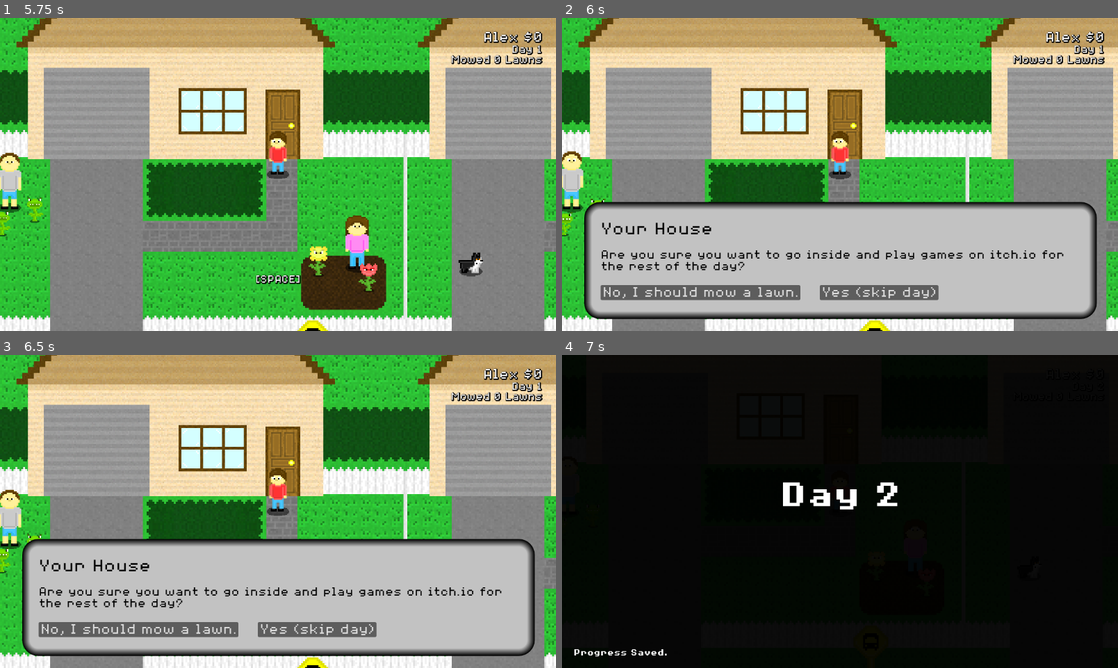
Above: before the commit, frames 1-4 (two rows, left to right).
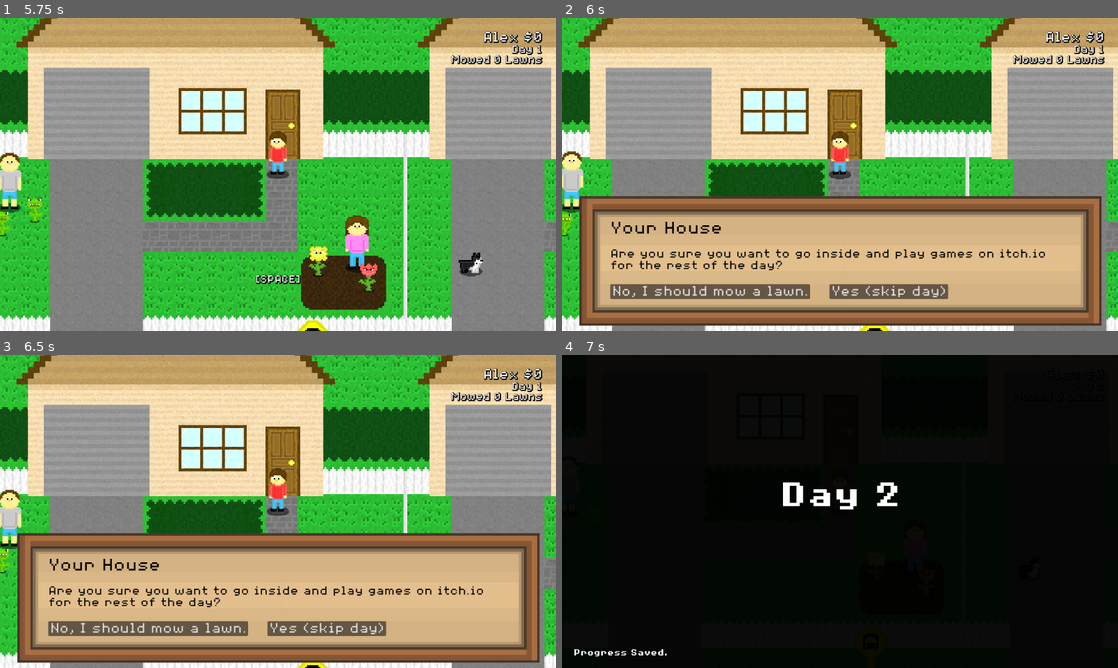
Above: after the commit, the same moments.

Repository: Birb-Games/the-legend-of-the-lawns
Game: Godot game, scene res://scenes/main.tscn
Same seed, same stepped clock (60 frames per second), same inputs: the game is played once before the commit and once after it.
Inputs (mouse positions are in pixels of both pictures, inside the frame that each line leads up to):
- Up to frame 1 (5.75 s): click "> New Game" at 0.5 s; click (278, 124) at 1.27 s; type "Alex" at 1.35 s; click "> New Game" at 2 s; click "Start!" at 2.75 s; move the mouse to (250, 237) at 3.52 s; hold W (move_up) 3.53-5.03 s; tap Space (interact) at 3.6 s; move the mouse to (444, 221) at 4.27 s; click (444, 221) at 4.35 s; move the mouse to (111, 127) at 5.02 s; hold A (move_left) from 5.03 s (still down); hold Right mouse button (shoot_secondary) from 5.03 s (still down)
- Up to frame 2 (6 s): keep holding A (move_left); move the mouse to (867, 174) at 5.77 s; release Right mouse button (shoot_secondary) at 5.78 s; tap Space (interact) at 5.85 s
- Up to frame 3 (6.5 s): keep holding A (move_left)
- Up to frame 4 (7 s): release A (move_left) at 6.5 s; click "Yes (skip day)" at 6.5 s

Frame 1 is identical in both runs. In frame 2, 39% of the frame differs, in the area x 3-98%, y 56-99%; in frame 3, 39%; in frame 4, nothing differs.

Commit message:
Updated appearance of dialog box with new art by Bridget Wu.

Diff:
--- a/scenes/ui/npc_menu.tscn
+++ b/scenes/ui/npc_menu.tscn
@@ -1,20 +1,15 @@
-[gd_scene load_steps=4 format=3 uid="uid://dq8tglr0iktqf"]
+[gd_scene load_steps=5 format=3 uid="uid://dq8tglr0iktqf"]
 
 [ext_resource type="FontFile" uid="uid://b83lr4reqbm0y" path="res://assets/fonts/8BitOperator/8bitOperatorPlus8-Regular.ttf" id="1_0gm1x"]
 [ext_resource type="Script" uid="uid://hn6dknq2w4cs" path="res://scripts/ui/npc_menu.gd" id="1_qr3ex"]
+[ext_resource type="Texture2D" uid="uid://h67fxseof4y6" path="res://assets/textures/dialog_box.png" id="2_lykgq"]
 
-[sub_resource type="StyleBoxFlat" id="StyleBoxFlat_uj2yp"]
-bg_color = Color(0.762404, 0.762404, 0.762404, 1)
-border_width_left = 16
-border_width_top = 16
-border_width_right = 16
-border_width_bottom = 16
-border_color = Color(0, 0, 0, 1)
-border_blend = true
-corner_radius_top_left = 32
-corner_radius_top_right = 32
-corner_radius_bottom_right = 32
-corner_radius_bottom_left = 32
+[sub_resource type="StyleBoxTexture" id="StyleBoxTexture_hv45n"]
+texture = ExtResource("2_lykgq")
+expand_margin_left = 10.0
+expand_margin_top = 10.0
+expand_margin_right = 10.0
+expand_margin_bottom = 16.0
 
 [node name="NPCMenu" type="Control"]
 layout_mode = 3
@@ -28,19 +23,19 @@
 [node name="Menu" type="Panel" parent="."]
 layout_mode = 0
 offset_left = 46.0
-offset_top = 381.0
+offset_top = 379.0
 offset_right = 1108.0
-offset_bottom = 623.0
-theme_override_styles/panel = SubResource("StyleBoxFlat_uj2yp")
+offset_bottom = 621.0
+theme_override_styles/panel = SubResource("StyleBoxTexture_hv45n")
 
 [node name="VBoxContainer" type="VBoxContainer" parent="Menu"]
 layout_mode = 1
 anchors_preset = 15
 anchor_right = 1.0
 anchor_bottom = 1.0
-offset_left = 41.0
+offset_left = 54.0
 offset_top = 19.0
-offset_right = -35.0
+offset_right = -48.0
 offset_bottom = -15.0
 grow_horizontal = 2
 grow_vertical = 2
@@ -54,7 +49,7 @@
 text = "Name"
 
 [node name="Description" type="Label" parent="Menu/VBoxContainer"]
-custom_minimum_size = Vector2(1000, 80)
+custom_minimum_size = Vector2(960, 72)
 layout_mode = 2
 size_flags_horizontal = 4
 theme_override_colors/font_color = Color(0, 0, 0, 1)
@@ -65,7 +60,7 @@
 autowrap_mode = 3
 
 [node name="Wage" type="Label" parent="Menu/VBoxContainer"]
-custom_minimum_size = Vector2(1000, 24)
+custom_minimum_size = Vector2(960, 24)
 layout_mode = 2
 size_flags_horizontal = 4
 theme_override_colors/font_color = Color(0, 0, 0, 1)
Binary file added: assets/textures/dialog_box.png
Not shown, added: assets/textures/dialog_box.png.import
